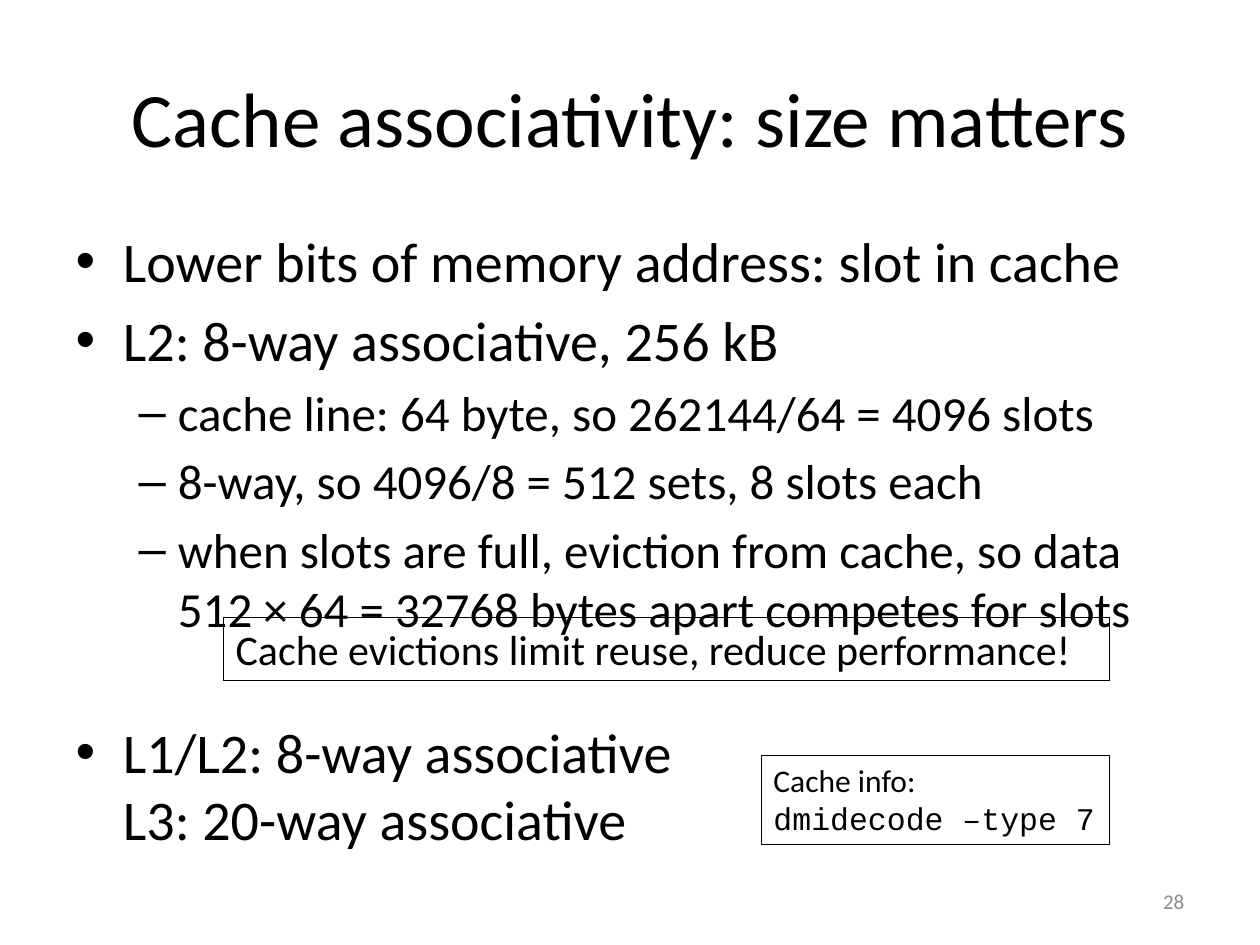
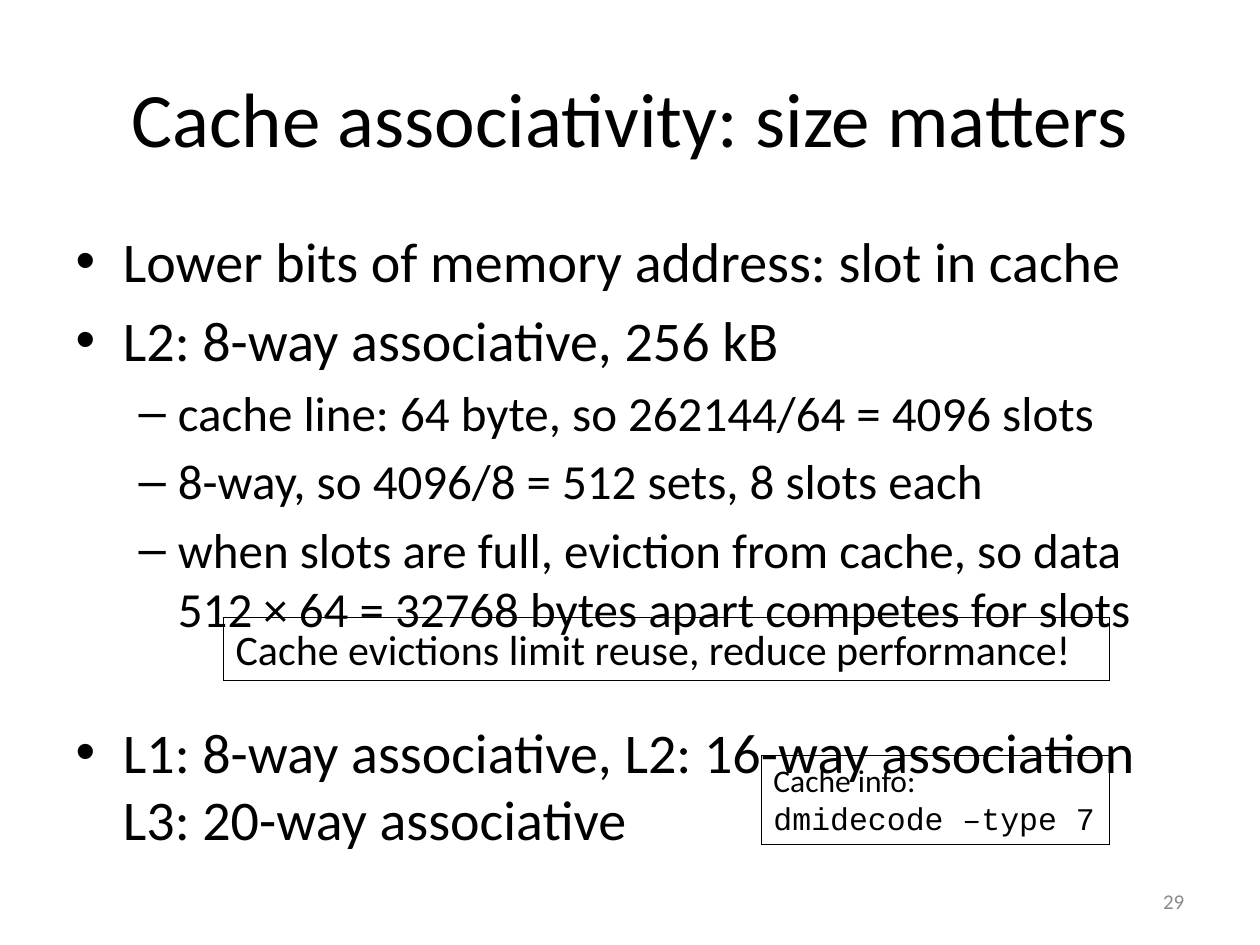
Before and after one commit to gjbex/Code-optimization, a slide deck: slide 29 of code_optimization.pptx (slide 28 before the commit). Drawn at 1260x945 pixels with LibreOffice and Linux fonts; fonts in the diff are those of the drawing. Boxes give left, top, right and bottom in pixels: in the first picture for what was removed or moved away, otherwise in the second. Text is boxed around its words. In the diff, an @@ line names an element or a change of style, - is before the commit and + after.

```diff
--- a/code_optimization.pptx
+++ b/code_optimization.pptx
@@ text at box(123, 734, 1134, 849): text changed @@
-• L1/L2: 8-way associative
-  L3: 20-way associative
+• L1: 8-way associative, L2: 16-way association
+  L3: 20-way associative
@@ page number at box(1163, 895, 1184, 909): text changed @@
-28
+29
```
Also in this commit, not shown: 4 other slides changed, 2 slides added.
